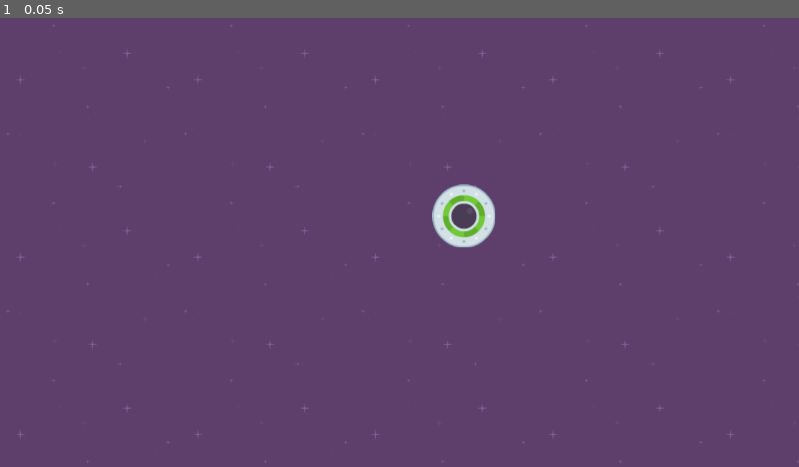
Above: before the commit, frame 1.
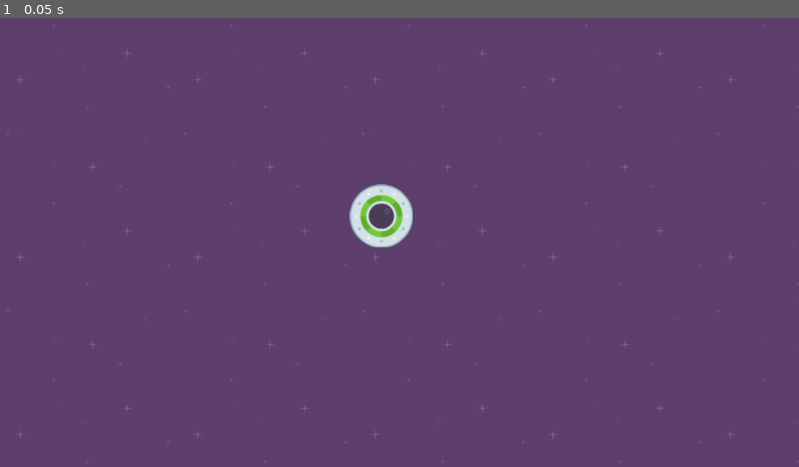
Above: after the commit, the same moment.

Repository: BurkusCat/godot_2d_course_projects
Game: Godot game, scene res://level_1.tscn
The game is run twice, just before and just after one commit, with the same random seed, the same clock (stepped at 60 frames per second) and the same inputs.
Inputs:
- Up to frame 1 (0.05 s): no input

The runs differ from the first frame. In frame 1, 1.5% of the frame differs, in the area x 43-62%, y 36-52%.

Commit message:
2.9 Intro To Scripting

Diff:
--- /dev/null
+++ b/speedy_saucer/level_1.gd
@@ -0,0 +1,11 @@
+extends Node2D
+
+
+# Called when the node enters the scene tree for the first time.
+func _ready():
+	pass # Replace with function body.
+
+
+# Called every frame. 'delta' is the elapsed time since the previous frame.
+func _process(delta):
+	pass
--- a/speedy_saucer/level_1.tscn
+++ b/speedy_saucer/level_1.tscn
@@ -1,9 +1,11 @@
-[gd_scene load_steps=3 format=3 uid="uid://ns8dw2a2fgs"]
+[gd_scene load_steps=4 format=3 uid="uid://ns8dw2a2fgs"]
 
 [ext_resource type="Texture2D" uid="uid://c3yfkqdfj3v4c" path="res://purple.png" id="1_0wwok"]
+[ext_resource type="Script" path="res://level_1.gd" id="1_yh5i2"]
 [ext_resource type="PackedScene" uid="uid://dgsbqm4dm4ayr" path="res://player.tscn" id="2_xmlws"]
 
 [node name="Level1" type="Node2D"]
+script = ExtResource("1_yh5i2")
 
 [node name="Background" type="TextureRect" parent="."]
 z_index = -100
@@ -13,4 +15,4 @@
 stretch_mode = 1
 
 [node name="Parent" parent="." instance=ExtResource("2_xmlws")]
-position = Vector2(669, 286)
+position = Vector2(550, 286)
--- /dev/null
+++ b/speedy_saucer/player.gd
@@ -0,0 +1,11 @@
+extends RigidBody2D
+
+
+# Called when the node enters the scene tree for the first time.
+func _ready():
+	pass # Replace with function body.
+
+
+# Called every frame. 'delta' is the elapsed time since the previous frame.
+func _process(delta):
+	pass
--- a/speedy_saucer/player.tscn
+++ b/speedy_saucer/player.tscn
@@ -1,5 +1,6 @@
-[gd_scene load_steps=3 format=3 uid="uid://dgsbqm4dm4ayr"]
+[gd_scene load_steps=4 format=3 uid="uid://dgsbqm4dm4ayr"]
 
+[ext_resource type="Script" path="res://player.gd" id="1_is40r"]
 [ext_resource type="Texture2D" uid="uid://o2xvdtxq051c" path="res://ufoGreen.png" id="1_m1h4e"]
 
 [sub_resource type="CircleShape2D" id="CircleShape2D_7c53h"]
@@ -7,6 +8,7 @@
 
 [node name="Player" type="RigidBody2D"]
 gravity_scale = 0.0
+script = ExtResource("1_is40r")
 
 [node name="Sprite2D" type="Sprite2D" parent="."]
 texture = ExtResource("1_m1h4e")
